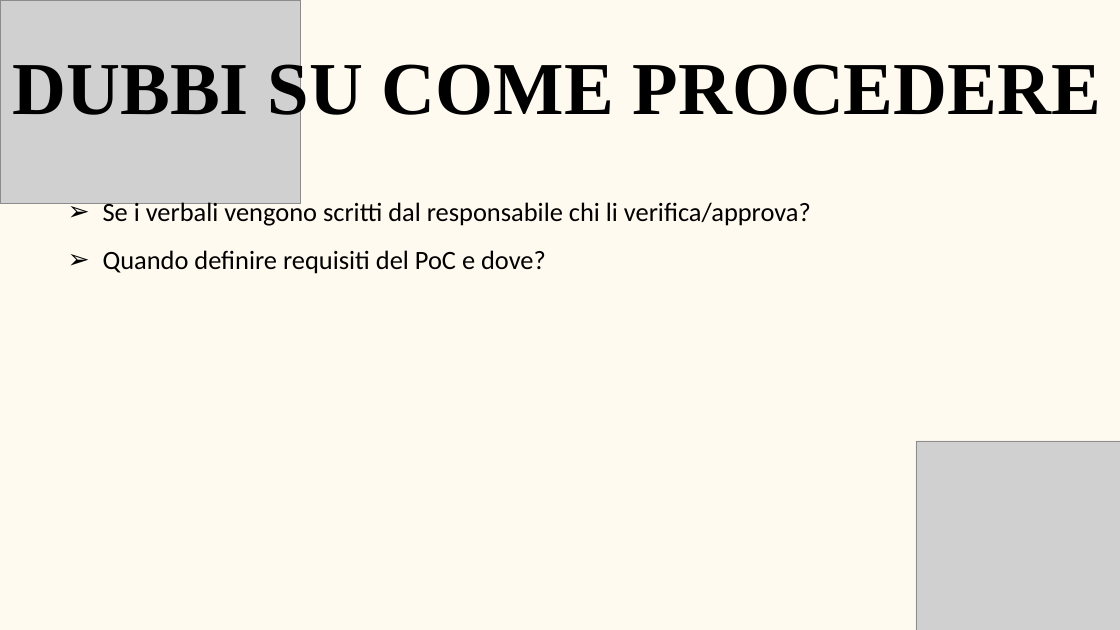
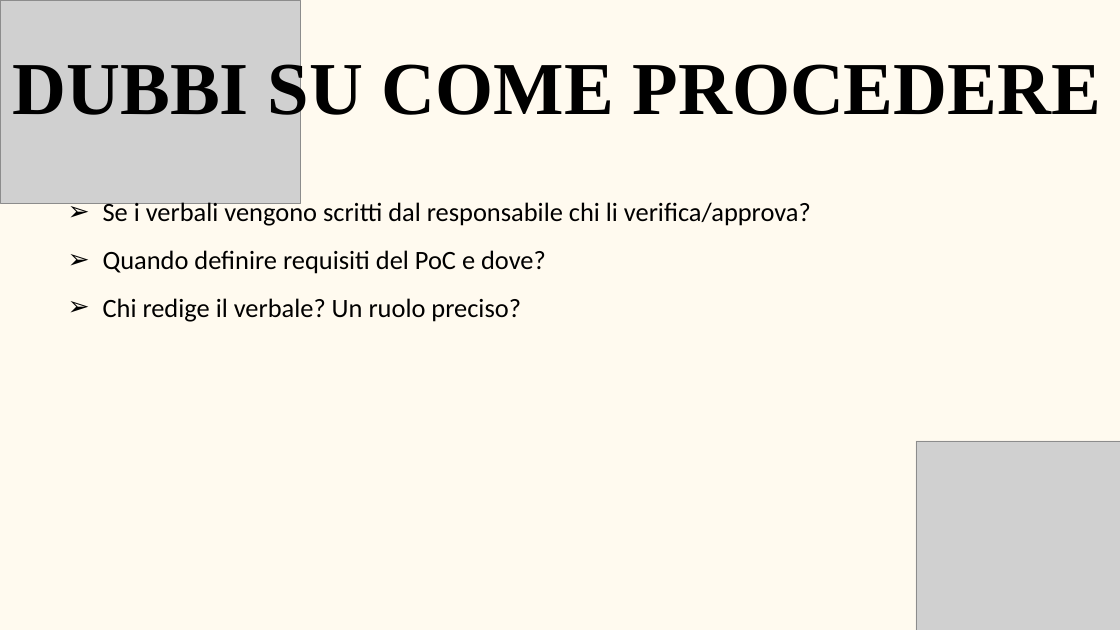
Before and after one commit to BugBustersUnipd/DocumentazioneSWE, a slide deck: slide 3 of DIARIO DI BORDO/DB-01-12-25.pptx. Drawn at 1120x630 pixels with LibreOffice and Linux fonts; fonts in the diff are those of the drawing; grey boxes stand for pictures. Boxes give left, top, right and bottom in pixels: in the first picture for what was removed or moved away, otherwise in the second. Text is boxed around its words. In the diff, an @@ line names an element or a change of style, - is before the commit and + after.

```diff
--- a/DIARIO DI BORDO/DB-01-12-25.pptx
+++ b/DIARIO DI BORDO/DB-01-12-25.pptx
@@ text at (103,298,521,322): paragraph added @@
+  ➢ Chi redige il verbale? Un ruolo preciso?
```
Also in this commit, not shown: 1 other file.
